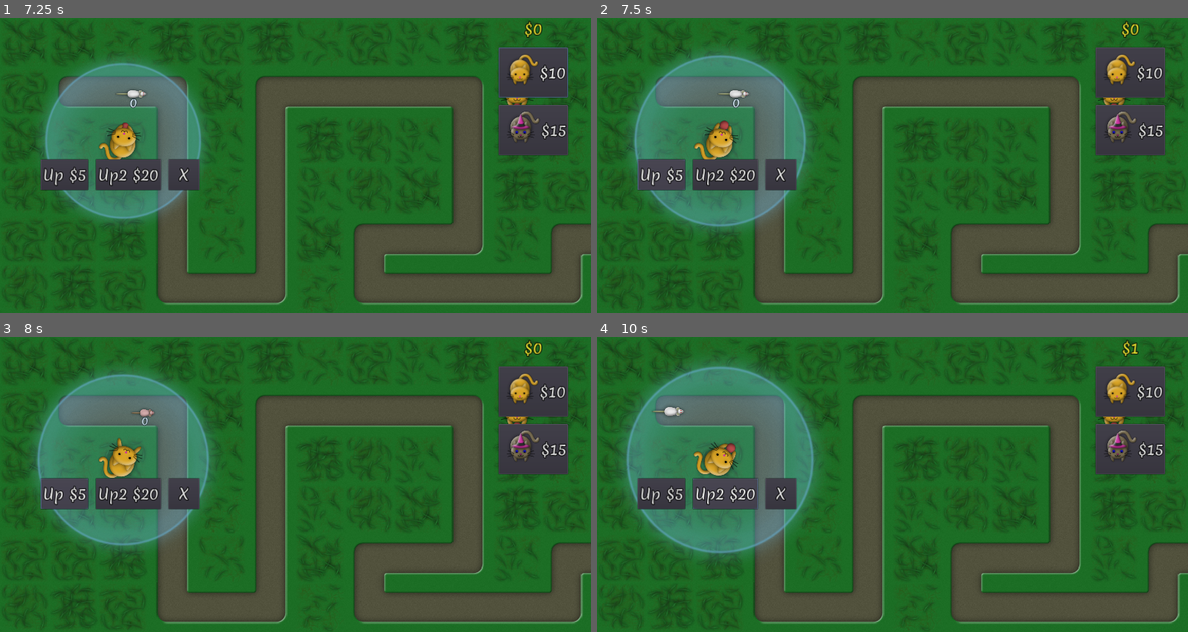
Above: before the commit, frames 1-4 (two rows, left to right).
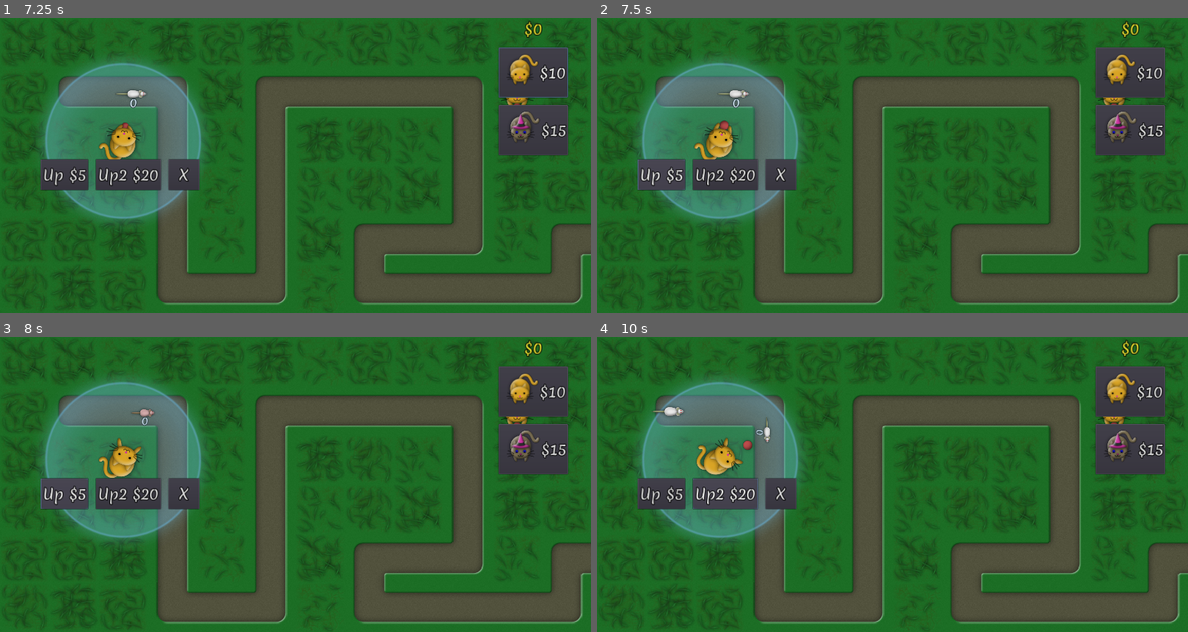
Above: after the commit, the same moments.

Repository: vibrunazo/godot-cats
Game: Godot game, scene res://scenes/Map.tscn
Same seed, same stepped clock (60 frames per second), same inputs: the game is played once before the commit and once after it.
Inputs (mouse positions are in pixels of both pictures, inside the frame that each line leads up to):
- Up to frame 1 (7.25 s): click "$10" at 0.5 s; click "$15" at 1.25 s; click "$10" at 2 s; click "$15" at 2.75 s; click "$10" at 3.5 s; click "$15" at 4.25 s; tap Enter at 5 s; drag from (520, 91) to (88, 94) at 5.02 s; drag from (472, 209) to (106, 94) at 5.77 s; tap Space at 6.5 s; move the mouse to (118, 121) at 6.52 s; click (118, 121) at 6.67 s
- Up to frame 2 (7.5 s): click "Up $5" at 7.25 s
- Up to frame 3 (8 s): no input
- Up to frame 4 (10 s): click "Up2 $20" at 8 s; click "Up $5" at 8.75 s; click "Up2 $20" at 9.5 s

Frame 1 is identical in both runs. In frame 2, 3.2% of the frame differs, in the area x 5-36%, y 11-72%; in frame 3, 3.2%; in frame 4, 7.2%, in the area x 4-92%, y 1-76%.

Commit message:
upgrades cost coins

Diff:
--- a/scenes/cats/Cat.gd
+++ b/scenes/cats/Cat.gd
@@ -185,10 +185,18 @@
 	shoot()
 
 func _on_up_pressed():
+	var cost = 5
+	if map_ref.coins < cost:
+		return
+	map_ref.add_coins(-cost)
 	update_range(aggro_range + 20.0)
 
 
 func _on_up2_pressed():
+	var cost = 20
+	if map_ref.coins < cost:
+		return
+	map_ref.add_coins(-cost)
 	damage += 10
 
 func _on_delete_pressed():
